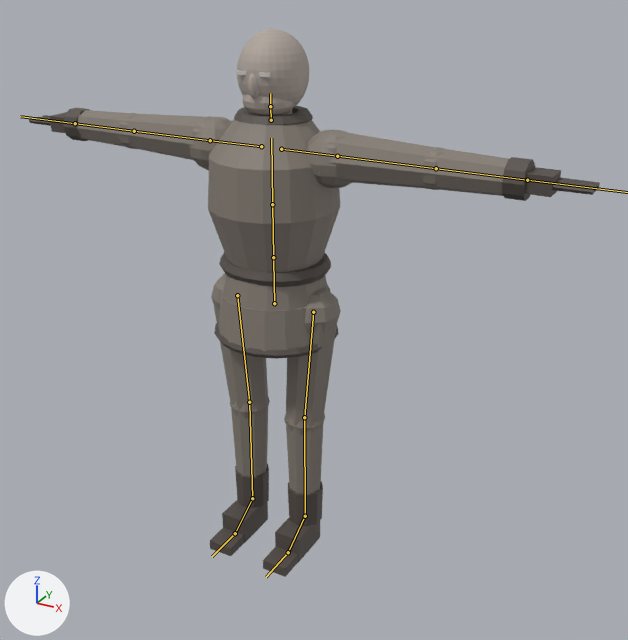
The FBX model Assets/Resources/Bodies/Living.fbx, before and after one commit.
Both versions are drawn from a 50 mm lens placed at (0.784, -1.274, 1.132), pointed at (0.097, -0.025, 0.507). The axes (+X, +Y, +Z) are drawn at lower left. The lights are the same throughout. The older version comes first. The bones that bend it are drawn over the model as lines.

The first picture shows 'LivingMesh'.
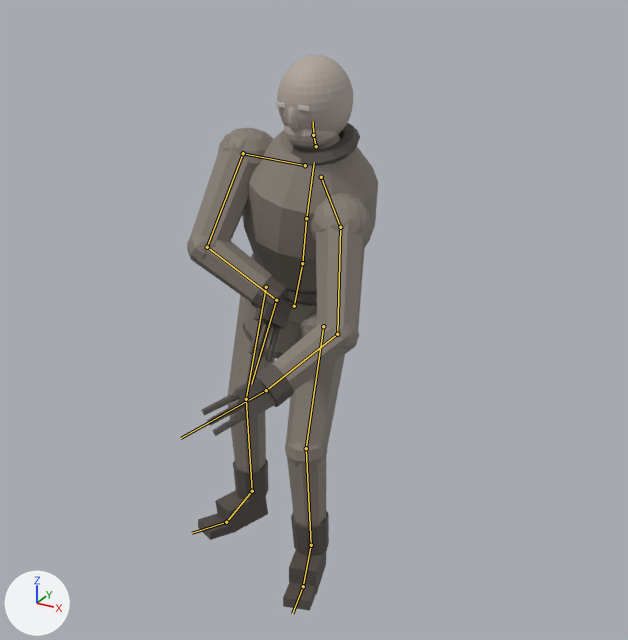
The newer file adds an action. The first version stands in its rest pose; the second is drawn at frame 1 of the action 'Living|Draw'.

The edits, one by one:
Bone 'Hips' (bone_hips) moves from (0.0, 0.0, 0.0) to (0.02, -0.014, -0.036).
Bone 'Hips' (bone_hips) turns from (0, 0, 0) to (-1, -17, -12) degrees about its own x, y and z.
Bone 'Spine' (bone_spine) turns from (0, 0, 0) to (13, 1, -5) degrees about its own x, y and z.
Bone 'Chest' (bone_chest) turns from (0, 0, 0) to (0, 0, -2) degrees about its own x, y and z.
Bone 'Neck' (bone_neck) turns from (0, 0, 0) to (9, 1, 14) degrees about its own x, y and z.
Bone 'Head' (bone_head) turns from (0, 0, 0) to (-12, 13, 0) degrees about its own x, y and z.
Bone 'LeftShoulder' (bone_leftshoulder) turns from (0, 0, 0) to (-14, 0, -23) degrees about its own x, y and z.
Bone 'LeftUpperArm' (bone_leftupperarm) turns from (0, 0, 0) to (-23, -3, -14) degrees about its own x, y and z.
Bone 'LeftLowerArm' (bone_leftlowerarm) turns from (0, 0, 0) to (0, -17, -49) degrees about its own x, y and z.
Bone 'LeftHand' (bone_lefthand) turns from (0, 0, 0) to (-8, 7, -8) degrees about its own x, y and z.
Bone 'RightShoulder' (bone_rightshoulder) turns from (0, 0, 0) to (0, 0, 38) degrees about its own x, y and z.
Bone 'RightUpperArm' (bone_rightupperarm) turns from (0, 0, 0) to (-41, -28, 103) degrees about its own x, y and z.
Bone 'RightLowerArm' (bone_rightlowerarm) turns from (0, 0, 0) to (24, -18, 63) degrees about its own x, y and z.
Bone 'RightHand' (bone_righthand) turns from (0, 0, 0) to (-22, -21, -59) degrees about its own x, y and z.
Bone 'LeftUpperLeg' (bone_leftupperleg) turns from (0, 0, 0) to (-26, -38, -9) degrees about its own x, y and z.
Bone 'LeftLowerLeg' (bone_leftlowerleg) turns from (0, 0, 0) to (29, 7, 0) degrees about its own x, y and z.
Bone 'LeftFoot' (bone_leftfoot) turns from (0, 0, 0) to (-4, -1, 1) degrees about its own x, y and z.
Bone 'LeftToes' (bone_lefttoes) turns from (0, 0, 0) to (5, 0, 0) degrees about its own x, y and z.
Bone 'RightUpperLeg' (bone_rightupperleg) turns from (0, 0, 0) to (-13, 6, -13) degrees about its own x, y and z.
Bone 'RightLowerLeg' (bone_rightlowerleg) turns from (0, 0, 0) to (21, -3, 3) degrees about its own x, y and z.
Bone 'RightFoot' (bone_rightfoot) turns from (0, 0, 0) to (1, 5, -2) degrees about its own x, y and z.
Bone 'RightToes' (bone_righttoes) turns from (0, 0, 0) to (12, -2, -1) degrees about its own x, y and z.

Boxes (x1, y1, x2, y2) around the edits, measured in the pictures (628 x 640 px):
'LivingMesh', posed (66% narrower)
    before: (29, 29, 600, 577)
    after: (187, 55, 378, 611)
bone 'Hips', root to tip
    before: (274, 303) to (273, 260)
    after: (294, 306) to (302, 266)
bone 'Spine', root to tip
    before: (273, 257) to (272, 204)
    after: (302, 263) to (306, 218)
bone 'Chest', root to tip
    before: (272, 204) to (271, 138)
    after: (306, 218) to (314, 162)
bone 'Neck', root to tip
    before: (271, 120) to (270, 106)
    after: (316, 146) to (313, 135)
bone 'Head', root to tip
    before: (270, 106) to (270, 93)
    after: (313, 135) to (313, 121)
bone 'LeftShoulder', root to tip
    before: (281, 149) to (337, 156)
    after: (321, 177) to (340, 227)
bone 'LeftUpperArm', root to tip
    before: (337, 156) to (436, 168)
    after: (340, 227) to (337, 334)
bone 'LeftLowerArm', root to tip
    before: (436, 168) to (527, 180)
    after: (337, 334) to (266, 390)
bone 'RightShoulder', root to tip
    before: (261, 146) to (210, 140)
    after: (305, 165) to (243, 153)
bone 'RightUpperArm', root to tip
    before: (210, 140) to (134, 131)
    after: (243, 153) to (207, 247)
bone 'RightLowerArm', root to tip
    before: (134, 131) to (75, 123)
    after: (207, 247) to (276, 300)
bone 'RightHand', root to tip
    before: (75, 123) to (20, 116)
    after: (276, 300) to (251, 384)
bone 'LeftUpperLeg', root to tip
    before: (313, 312) to (304, 417)
    after: (323, 326) to (306, 448)
bone 'LeftLowerLeg', root to tip
    before: (304, 417) to (305, 516)
    after: (306, 448) to (311, 545)
bone 'LeftFoot', root to tip
    before: (305, 516) to (288, 552)
    after: (311, 545) to (303, 586)
bone 'LeftToes', root to tip
    before: (288, 552) to (266, 577)
    after: (303, 586) to (292, 613)
bone 'RightUpperLeg', root to tip
    before: (237, 295) to (249, 402)
    after: (266, 287) to (246, 399)
bone 'RightLowerLeg', root to tip
    before: (249, 402) to (252, 498)
    after: (246, 399) to (252, 491)
bone 'RightFoot', root to tip
    before: (252, 498) to (235, 533)
    after: (252, 491) to (226, 522)
bone 'RightToes', root to tip
    before: (235, 533) to (212, 556)
    after: (226, 522) to (192, 533)
